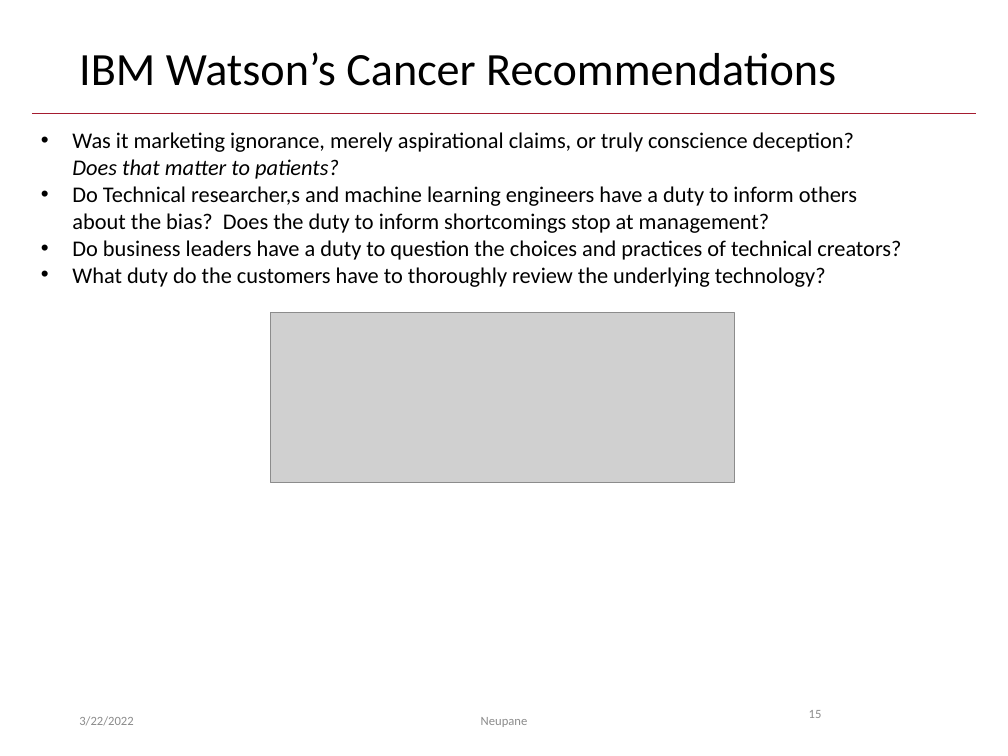
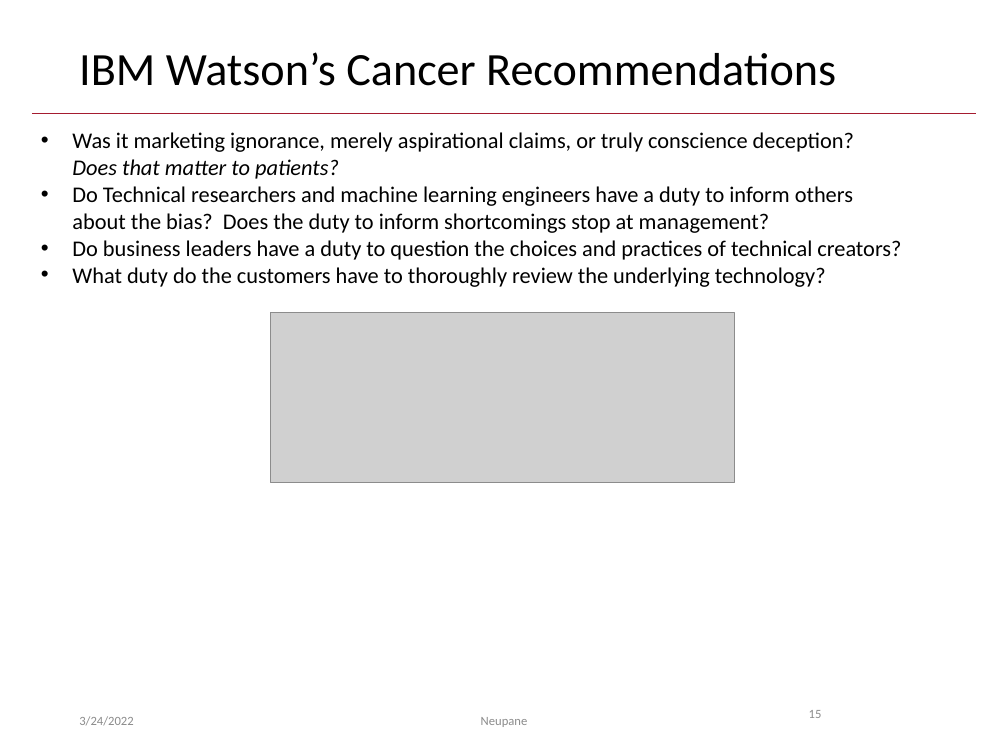
Before and after one commit to BikalpaN/Text-Mining-NLP, a slide deck: slide 15 of Lessons/class5C/Class7C_Ethics.pptx. Drawn at 1008x756 pixels with LibreOffice and Linux fonts; fonts in the diff are those of the drawing; grey boxes stand for pictures. Boxes give left, top, right and bottom in pixels: in the first picture for what was removed or moved away, otherwise in the second. Text is boxed around its words. In the diff, an @@ line names an element or a change of style, - is before the commit and + after.

```diff
--- a/Lessons/class5C/Class7C_Ethics.pptx
+++ b/Lessons/class5C/Class7C_Ethics.pptx
@@ text at (72, 186, 853, 233): text changed @@
-• Do Technical researcher,s and machine learning engineers have a duty to inform others about the bias? Does the duty to inform shortcomings stop at management?
+• Do Technical researchers and machine learning engineers have a duty to inform others about the bias? Does the duty to inform shortcomings stop at management?
@@ text at (79, 716, 133, 726): text changed @@
-3/22/2022
+3/24/2022
```
Also in this commit, not shown: 35 other slides changed, 11 other files.
